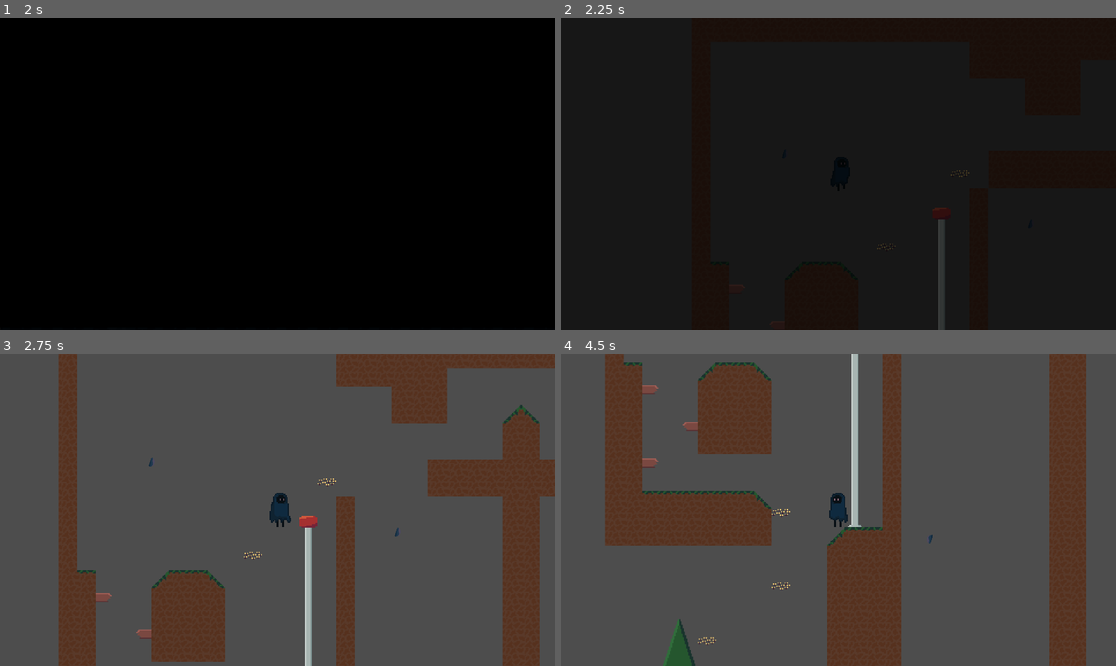
Above: before the commit, frames 1-4 (two rows, left to right).
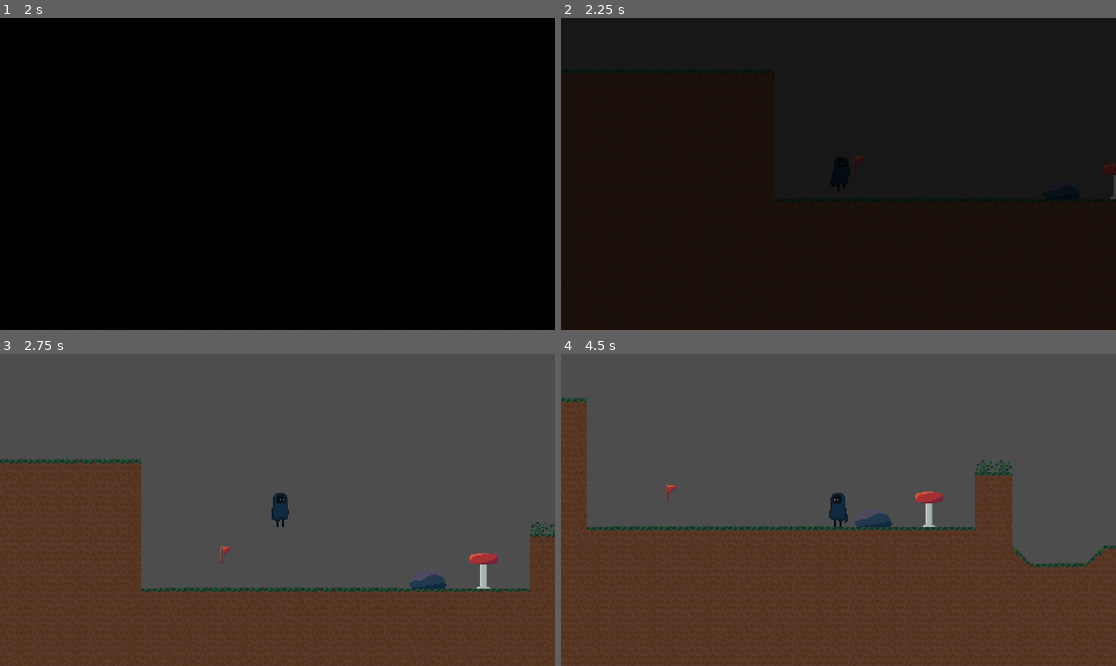
Above: after the commit, the same moments.

Repository: Sukarth/Hackclub-Jumpstart-Game
Game: Godot game, scene res://main_menu.tscn
Same seed, same stepped clock (60 frames per second), same inputs: the game is played once before the commit and once after it.
Inputs:
- Up to frame 1 (2 s): click "Start" at 0.5 s; click "Start" at 1.25 s
- Up to frame 2 (2.25 s): tap Enter at 2 s; hold D (move_right) from 2.03 s (still down); hold F (show_progress) from 2.03 s (still down)
- Up to frame 3 (2.75 s): keep holding D (move_right); keep holding F (show_progress); tap Space (jump) at 2.27 s
- Up to frame 4 (4.5 s): release D (move_right) at 2.78 s; release F (show_progress) at 2.78 s; hold S (move_down) 2.78-3.53 s; tap E (trigger_sacrifice) at 2.85, 4.35 s; tap Space (jump) at 3.02 s; hold D (move_right) 3.53-4.28 s; hold F (show_progress) 3.53-4.28 s; hold W (move_up) from 4.28 s (still down)

Frame 1 is identical in both runs. In frame 2, 0.6% of the frame differs, in the area x 53-100%, y 44-100%; in frame 3, 41%; in frame 4, 54%, in the area x 0-100%, y 0-100%.

Commit message:
reseted player pos

Diff:
--- a/levels/stable_realm/stable_entrance.tscn
+++ b/levels/stable_realm/stable_entrance.tscn
@@ -15,7 +15,7 @@
 [node name="LevelTemplate2" type="Node2D"]
 
 [node name="Player" parent="." instance=ExtResource("1_vgt4e")]
-position = Vector2(35420, 1764)
+position = Vector2(-992, 50)
 scale = Vector2(2, 2)
 
 [node name="Camera2D" type="Camera2D" parent="Player"]
